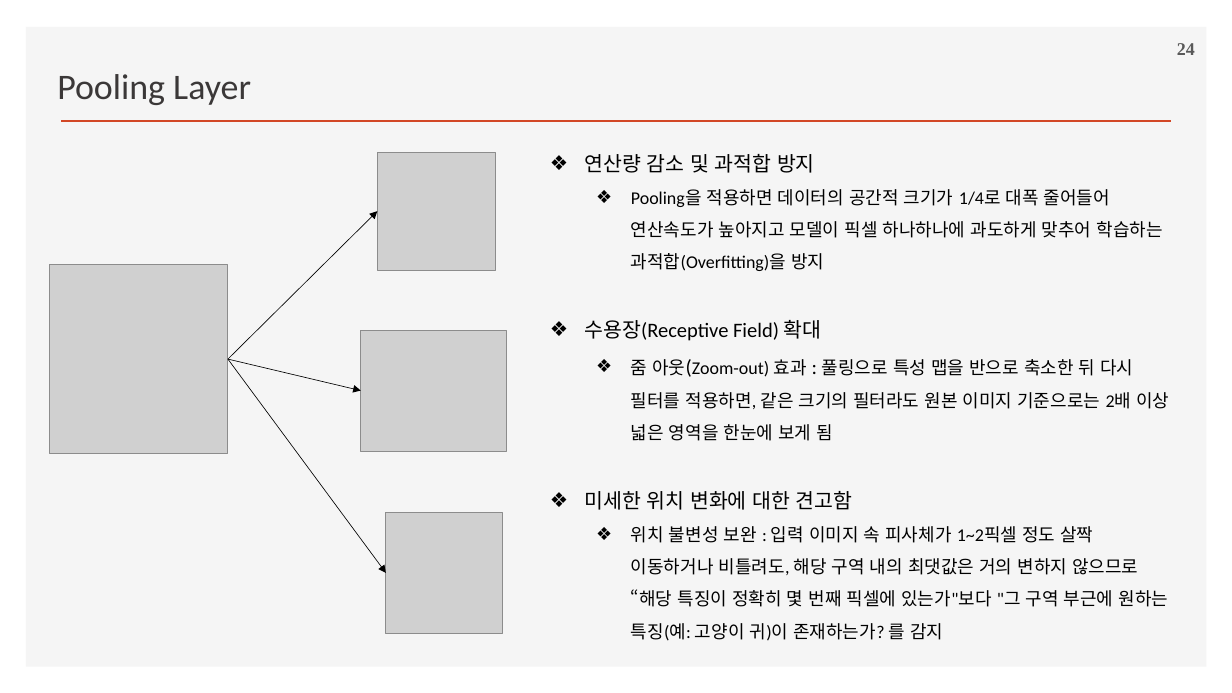
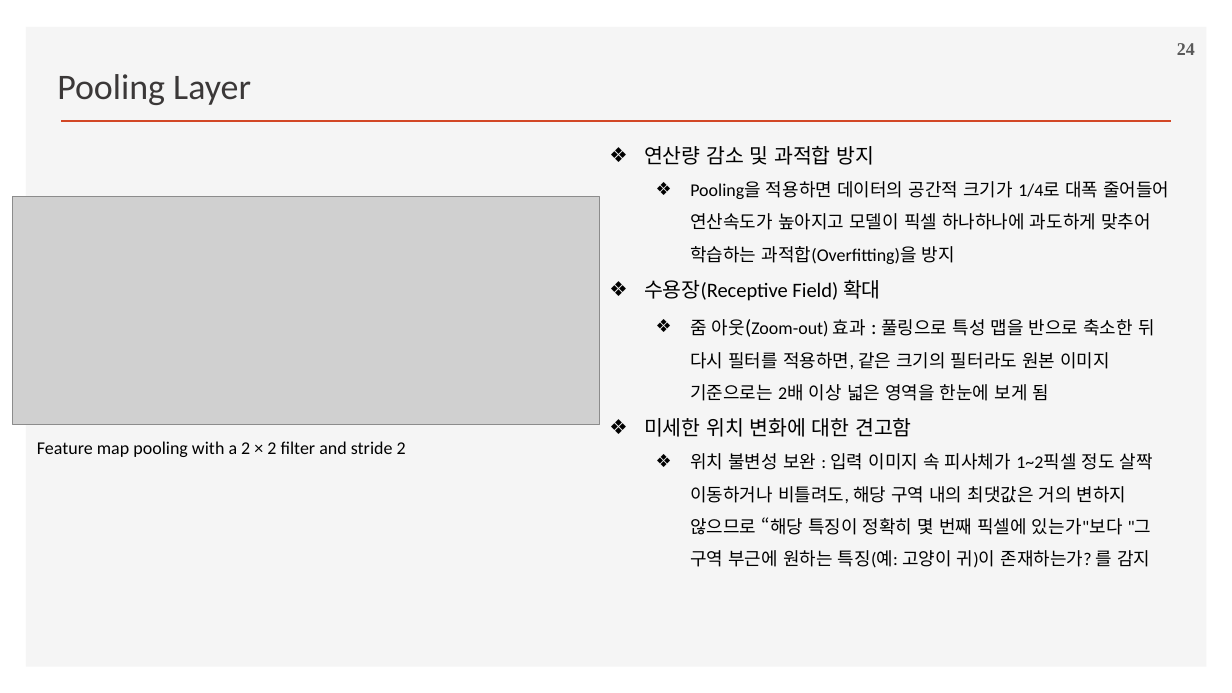
Before and after one commit to ancestor9/2026_Fall_Deep-Learning-with-Python, a slide deck: slide 24 of Chapter 08 Image Classification.pptx. Drawn at 1232x693 pixels with LibreOffice and Linux fonts; fonts in the diff are those of the drawing; grey boxes stand for pictures; background and template pictures are left out. Boxes give left, top, right and bottom in pixels: in the first picture for what was removed or moved away, otherwise in the second. Text is boxed around its words. In the diff, an @@ line names an element or a change of style, - is before the commit and + after.

```diff
--- a/Chapter 08 Image Classification.pptx
+++ b/Chapter 08 Image Classification.pptx
@@ text "연산량 감소 및 과적합 방지" rewrapped from (x1=585, y1=154, x2=1169, y2=641) to (x1=644, y1=146, x2=1169, y2=568) @@
@@ picture removed at (x1=377, y1=152, x2=495, y2=271) @@
@@ picture added at (x1=12, y1=196, x2=600, y2=424) @@
@@ arrow removed from (228, 360) to (377, 212) @@
@@ picture removed at (x1=49, y1=264, x2=227, y2=454) @@
@@ picture removed at (x1=360, y1=330, x2=506, y2=451) @@
@@ arrow removed from (228, 360) to (386, 573) @@
@@ arrow removed from (228, 360) to (360, 391) @@
@@ text added at (x1=37, y1=441, x2=406, y2=457), 14 pt, text #000000 @@
+Feature map pooling with a 2 × 2 filter and stride 2
@@ picture removed at (x1=386, y1=513, x2=503, y2=634) @@
```
Also in this commit, not shown: 1 other file.
